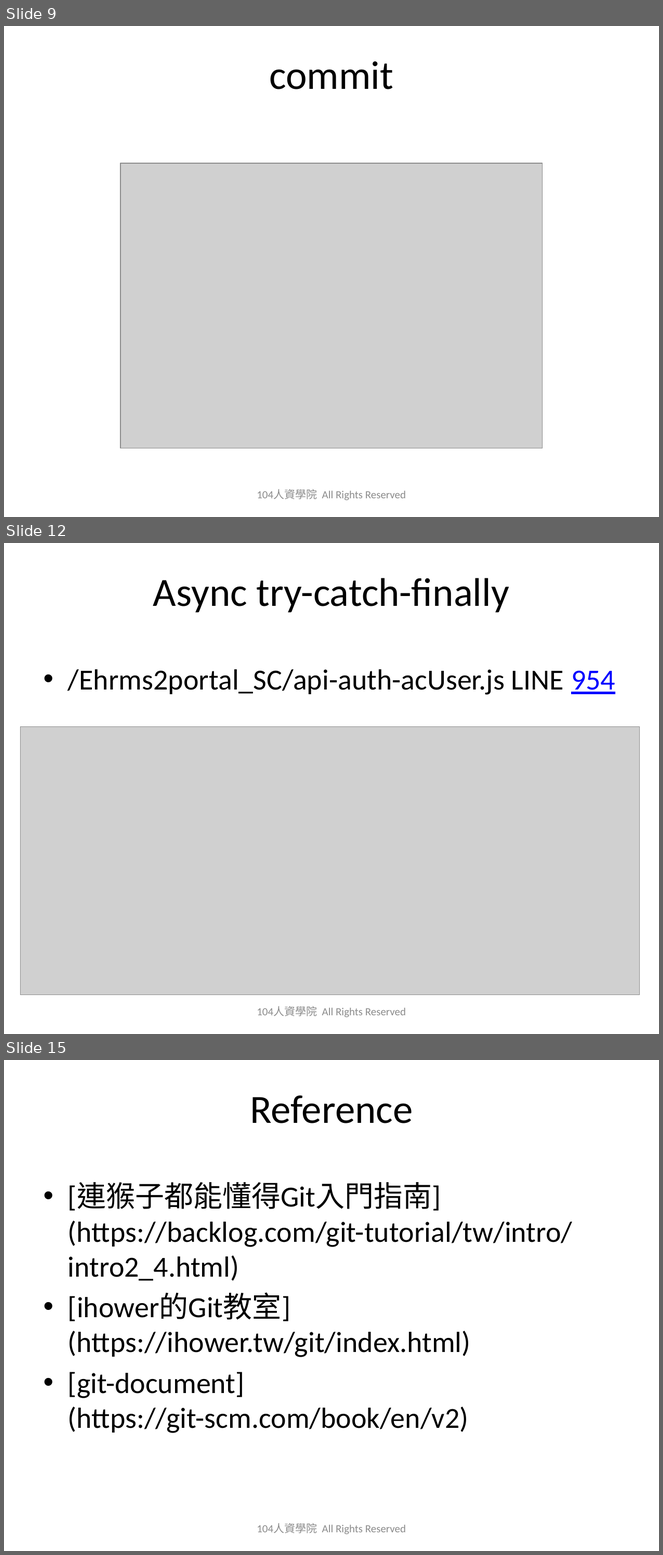
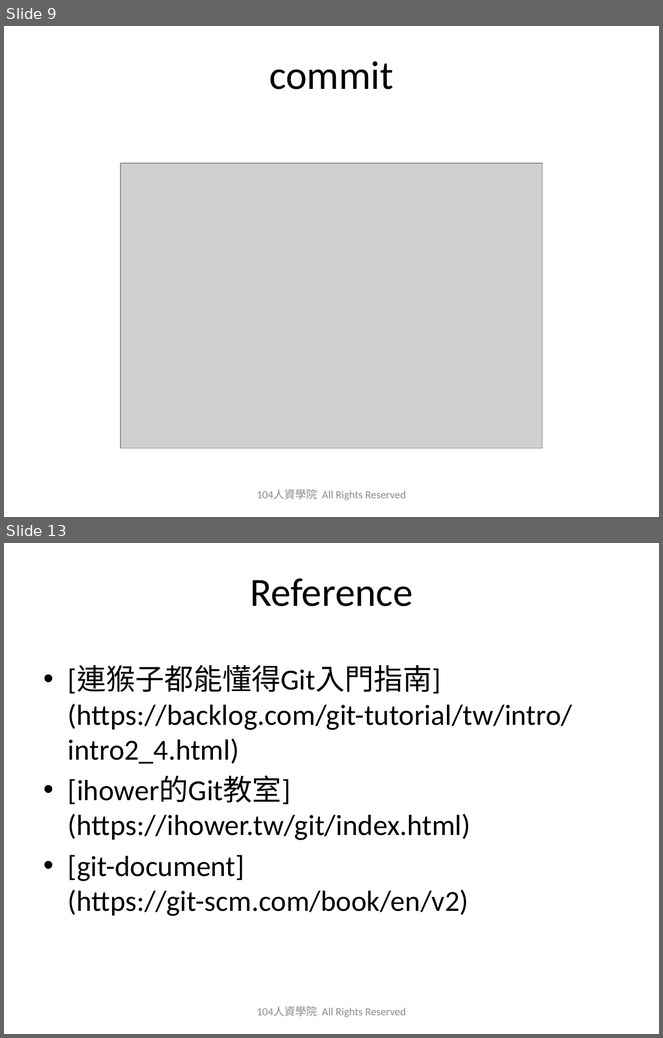
Before and after one commit to austinwang104/playGit, a slide deck: 2019_0627_Git_Share_HA.pptx. Shown one above the other, each under a label of ours: slides 9, 12 and 15 before the commit, slides 9 and 13 after it; the slides between them are not shown. The pictures are 663x1555 and 663x1038 pixels, drawn with LibreOffice and Linux fonts; fonts in the diff are those of the drawing; grey boxes stand for pictures; background and template pictures are left out. Boxes give left, top, right and bottom in pixels: in the first picture for what was removed or moved away, otherwise in the second. Text is boxed around its words. In the diff, an @@ line names an element or a change of style, - is before the commit and + after.

```diff
--- a/2019_0627_Git_Share_HA.pptx
+++ b/2019_0627_Git_Share_HA.pptx
@@ slide 12 removed at (4,543,659,1034), background picture (left out) @@
@@ title removed at (153,578,509,613) @@
-Async try-catch-finally
@@ text removed at (68,669,616,695) @@
-• /Ehrms2portal_SC/api-auth-acUser.js LINE 954
@@ picture removed at (21,727,639,995) @@
@@ text removed at (257,1006,406,1018) @@
-104人資學院 All Rights Reserved
@@ what was slide 15 is now slide 13 @@
```
Also in this commit, not shown: 2 slides changed, 1 slide added, 2 other slides removed.
